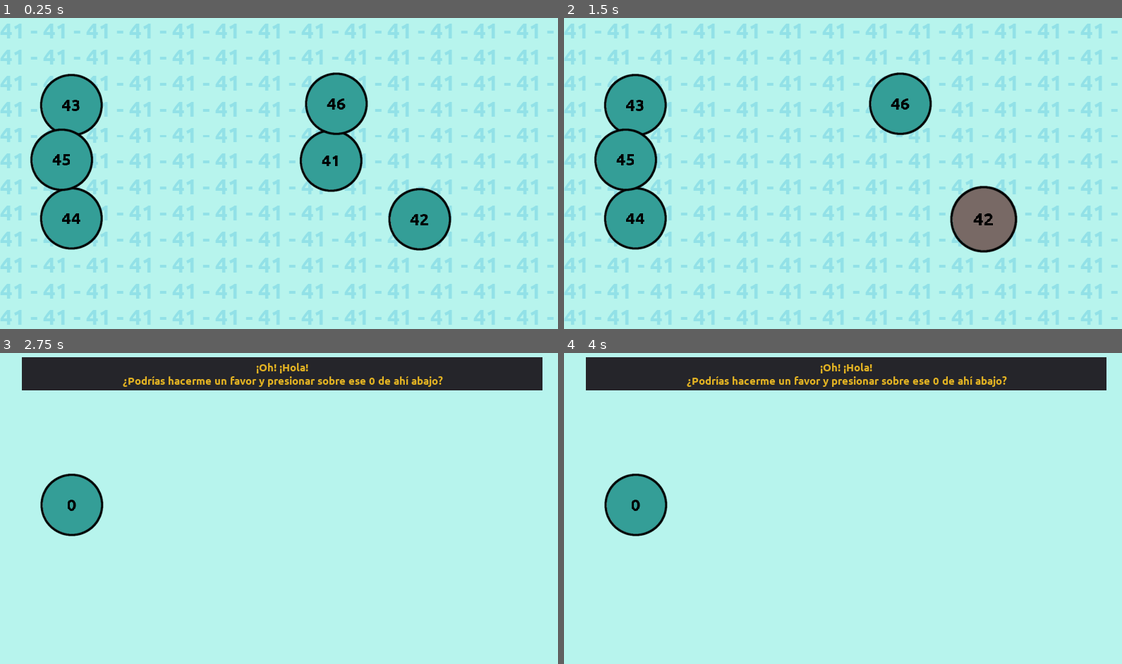
Above: before the commit, frames 1-4 (two rows, left to right).
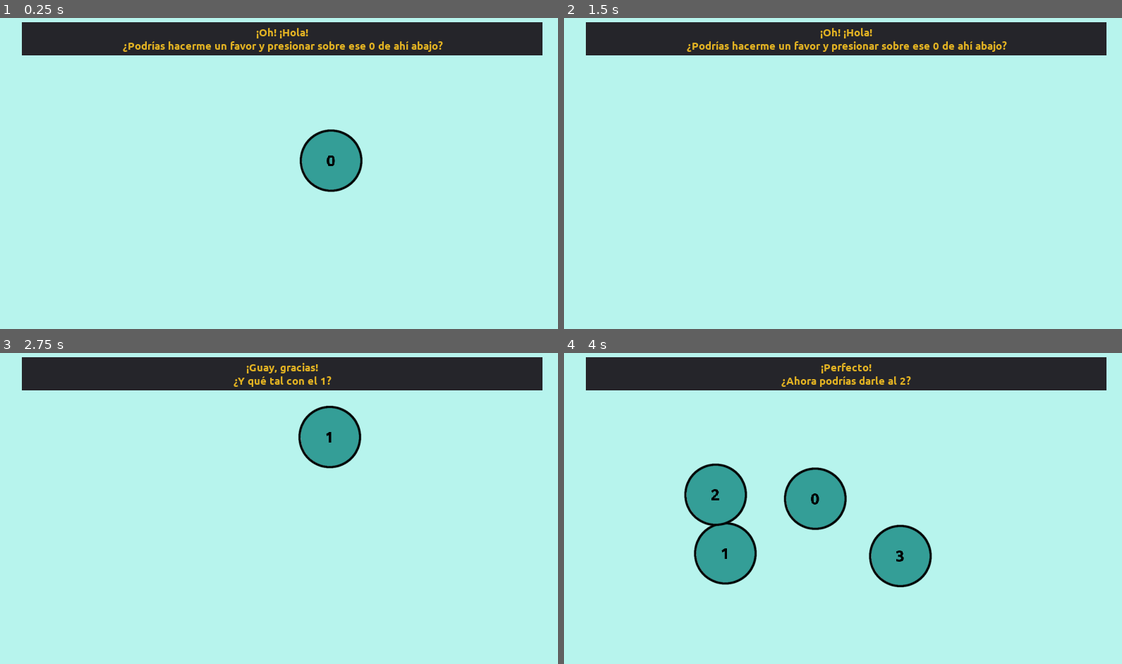
Above: after the commit, the same moments.

Repository: moisesjbc/contando-hasta-100
Game: Godot game, scene res://gameplay/main/main.tscn
Two runs of this game, one before a commit and one after it. Both use one fixed random seed, a clock stepped at 60 frames per second and the inputs below.
Inputs (mouse positions are in pixels of both pictures, inside the frame that each line leads up to):
- Up to frame 1 (0.25 s): no input
- Up to frame 2 (1.5 s): tap Enter at 0.5 s; move the mouse to (893, 161) at 0.52 s; click (893, 161) at 0.67 s; move the mouse to (982, 220) at 1.27 s; click (982, 220) at 1.42 s
- Up to frame 3 (2.75 s): click (284, 567) at 2 s, where only the run before the commit has a clickable "Restart game"
- Up to frame 4 (4 s): tap Space at 2.75 s; move the mouse to (904, 443) at 2.77 s; click (904, 443) at 2.92 s; move the mouse to (820, 573) at 3.52 s; click (820, 573) at 3.67 s

The runs differ from the first frame. In frame 1, 30% of the frame differs, in the area x 0-100%, y 1-99%; in frame 2, 30%; in frame 3, 4.5%; in frame 4, 10%.

Commit message:
Adapt victory screen for demo

Diff:
--- a/godot-project/gameplay/gui/game_over_screen/game_over_screen.gd
+++ b/godot-project/gameplay/gui/game_over_screen/game_over_screen.gd
@@ -9,8 +9,8 @@
 	main = new_main
 
 	if selected_value == expected_value:
-		$panel/margin_container/vbox_container/title.text = "¡VICTORIA!"
-		$panel/margin_container/vbox_container/summary.text = "¡Gracias por jugar!"
+		$panel/margin_container/vbox_container/title.text = "¡VICTORIA (*)!"
+		$panel/margin_container/vbox_container/summary.text = "(*) Al menos en esta demo. ¡Gracias por jugar!"
 	else:
 		$panel/margin_container/vbox_container/title.text = "Game over"
 		$panel/margin_container/vbox_container/summary.text = "Has seleccionado el {selected_value} pero tocaba el {expected_value}".format({
--- a/godot-project/gameplay/levels_config/levels_config.gd
+++ b/godot-project/gameplay/levels_config/levels_config.gd
@@ -26,18 +26,25 @@
 		LevelConfigKey.HINT: "¡Guay, gracias!\n¿Y qué tal con el 1?"
 	},
 	2: {
-		LevelConfigKey.HINT: "¡Perfecto!¿Podrías clicar ahora en...?\n No me acuerdo, ¿cuál iba ahora?",
+		LevelConfigKey.HINT: "¡Perfecto!\n¿Ahora podrías darle al 2?",
 		LevelConfigKey.N_EXTRA_VALUES: 2,
 	},
 	3: {
+		LevelConfigKey.HINT: "0, 1, 2..., ¿adivinas cuál vendría ahora?",
+		LevelConfigKey.GAME_OVER_TAUNT: "No pasa nada. No todo el mundo domina eso de contar"
+	},
+	4: {
+		LevelConfigKey.HINT: "¡Eres la caña! Sigamos con el... con el...\n ¡Vaya!, me he olvidado, ¿cuál seguía ahora?",
+	},
+	5: {
 		LevelConfigKey.HINT: "Veo que estás atento. ¿Y ahora?",
 		LevelConfigKey.N_EXTRA_VALUES: 3
 	},
-	4: {
-		LevelConfigKey.HINT: "No sé si lo sabes pero este juego es para una jam con el tema \"De 0 a 100\"\n¿Tienes alguna sospecha de a qué número tenemos que llegar?",
+	6: {
+		LevelConfigKey.HINT: "No sé si lo sabes pero este juego gira en torno al tema \"De 0 a 100\"\n¿Tienes alguna sospecha de a qué número tenemos que llegar?",
 	},
-	5: {
-		LevelConfigKey.HINT: "Bueno, pero vayamos poco a poco. ¿Qué tal si te dejo a solas y nos vemos en el 10?",
+	7: {
+		LevelConfigKey.HINT: "Imagino que lo sospechas, pero vayamos poco a poco.\n¿Qué tal si te dejo un momentito a solas y nos vemos en el 10?",
 		LevelConfigKey.GAME_OVER_TAUNT: "No puedo estar siempre contigo. Tienes que abandonar el nido."
 	},
 	11: {
@@ -64,31 +71,31 @@
 	22: {
 		LevelConfigKey.HINT: "¡Tienes razón! ¡Era el 21! :-D"
 	},
-	23: {
+	25: {
 		LevelConfigKey.HINT: "Ignora el fondo. Godot me lo cambia a veces.",
 		LevelConfigKey.TRICK: TrickType.BACKGROUND_NUMBER,
 		LevelConfigKey.GAME_OVER_TAUNT: "Ya sabía yo que ese fondo era una mala influencia"
 	},
-	28: {
+	35: {
 		LevelConfigKey.HINT: "¡QUE SE ESCAPA!",
 		LevelConfigKey.TRICK: TrickType.MOVING_BALL,
 		LevelConfigKey.GAME_OVER_TAUNT: "Vaya movida. Jajaja, ¿lo pillas? MOVIda por la bola que se MOVIa.\nVale, ha sido malo, pero al menos yo no he perdido la cuenta, ¿no?"
 	},
-	35: {
+	45: {
 		LevelConfigKey.HINT: "¡Ah! Eso no será la cuenta atrás de una bomba, ¿verdad? ¿VERDAD?",
 		LevelConfigKey.TRICK: TrickType.TIME_BAR,
 		LevelConfigKey.GAME_OVER_TAUNT: "A lo mejor no era una bomba, no."
 	},
-	36: {
+	46: {
 		LevelConfigKey.HINT: "¡Uff! Parece que no lo era"
-	},
-	45: {
-		LevelConfigKey.TRICK: TrickType.NOTIFICATION,
-		LevelConfigKey.GAME_OVER_TAUNT: "Mira que me salio fea la notificación y aún así caíste :-D"
 	},
 	51: {
 		LevelConfigKey.HINT: "¡Mitad del camino! ¡Dale al 50 para continuar!",
 		LevelConfigKey.GAME_OVER_TAUNT: "¿O era el 51?"
+	},
+	55: {
+		LevelConfigKey.TRICK: TrickType.NOTIFICATION,
+		LevelConfigKey.GAME_OVER_TAUNT: "Mira que me salio fea la notificación y aún así caíste :-D"
 	}
 }
 
--- a/godot-project/gameplay/main/main.gd
+++ b/godot-project/gameplay/main/main.gd
@@ -8,12 +8,12 @@
 var LevelConfigKey = preload("res://gameplay/levels_config/levels_config.gd").LevelConfigKey
 
 func _ready():
-	# set_level(current_level)
+	set_level(current_level)
 	# TODO: Remove development trick
-	for i in range(0, 44):
-		current_level = i
-		$levels_config.get_level_config(i)
-	set_level(44)
+	#for i in range(0, 44):
+	#	current_level = i
+	#	$levels_config.get_level_config(i)
+	#set_level(44)
 
 
 func reset_hint():
@@ -67,7 +67,7 @@
 
 
 func is_victory():
-	return current_level >= 55
+	return current_level >= 40
 
 
 func get_random_number():
